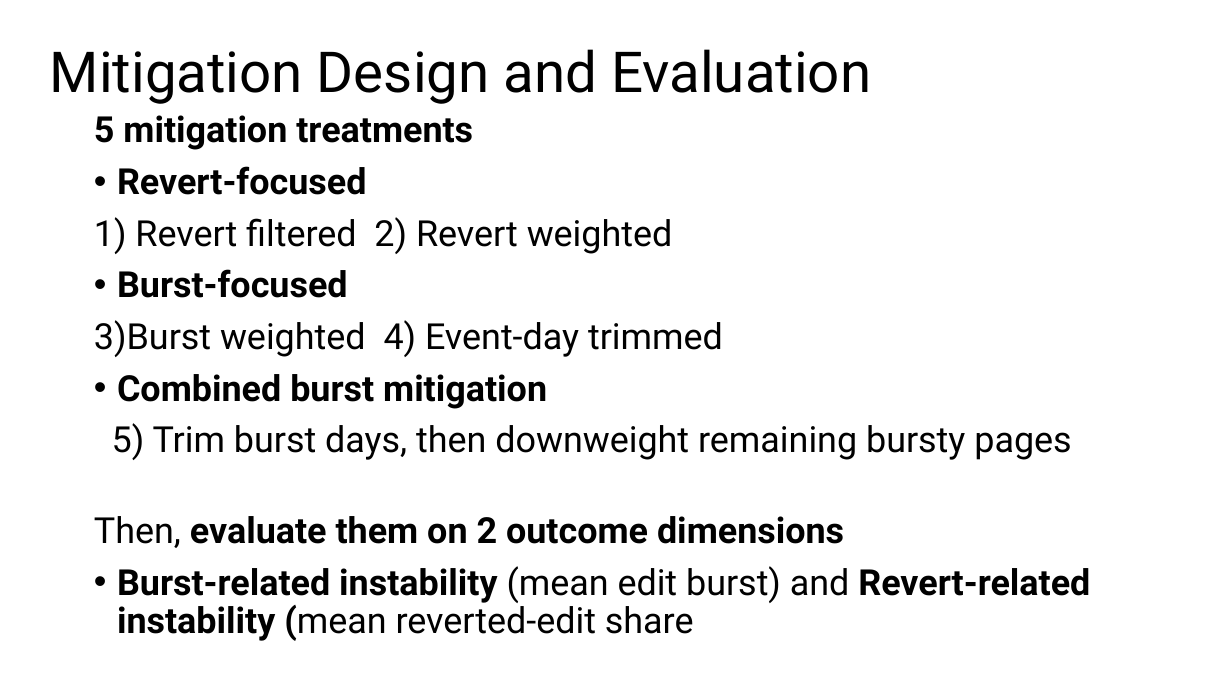
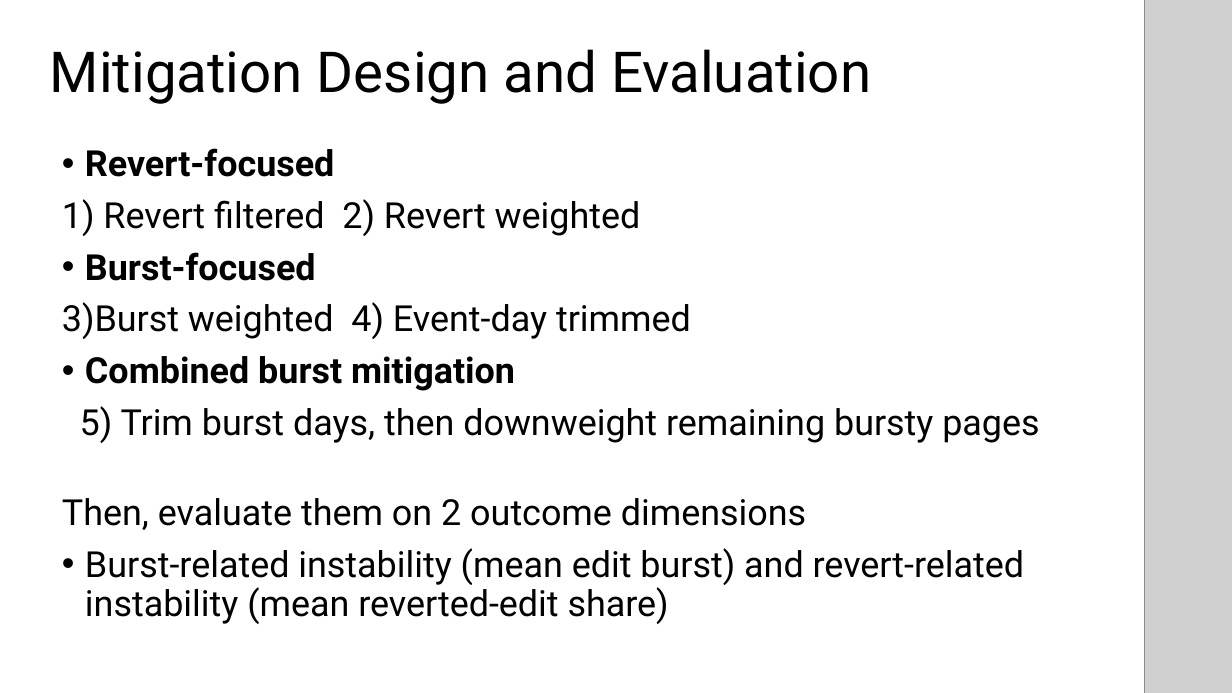
Before and after one commit to anjuyamada/wiki-assignment, a slide deck: slide 17 of Presentation Slide.pptx (slide 10 before the commit). Drawn at 1232x693 pixels with LibreOffice and Linux fonts; fonts in the diff are those of the drawing; grey boxes stand for pictures. Boxes give left, top, right and bottom in pixels: in the first picture for what was removed or moved away, otherwise in the second. Text is boxed around its words. In the diff, an @@ line names an element or a change of style, - is before the commit and + after.

```diff
--- a/Presentation Slide.pptx
+++ b/Presentation Slide.pptx
@@ picture added at box(1144, 0, 1232, 693) @@
@@ text at box(94, 115, 473, 150): paragraph removed @@
-5 mitigation treatments
@@ text "Revert-focused": place and size @@
-text "Revert-focused" at box(94, 115, 1090, 641)
+text "Revert-focused" at box(62, 148, 1039, 624)
@@ text at box(62, 498, 806, 530): bold off in "evaluate them on 2 outcome dimensions" @@
@@ text at box(85, 548, 1025, 624): text changed; bold off @@
-• Burst-related instability (mean edit burst) and Revert-related instability (mean reverted-edit share
+• Burst-related instability (mean edit burst) and revert-related instability (mean reverted-edit share)
```
Also in this commit, not shown: 11 other slides changed, 8 slides added, 10 other files.
